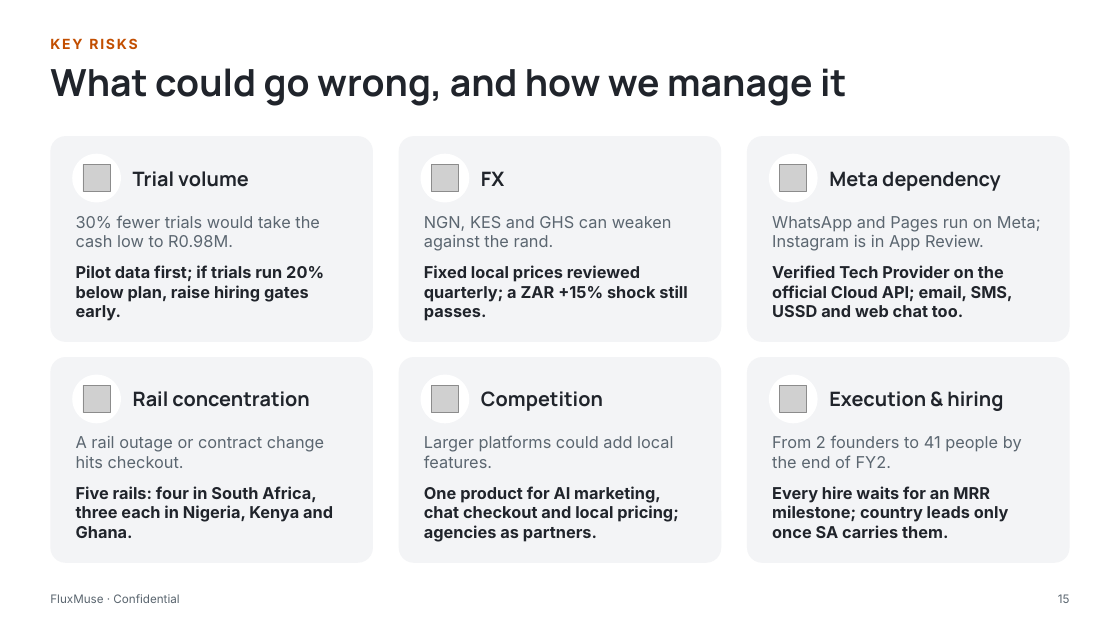
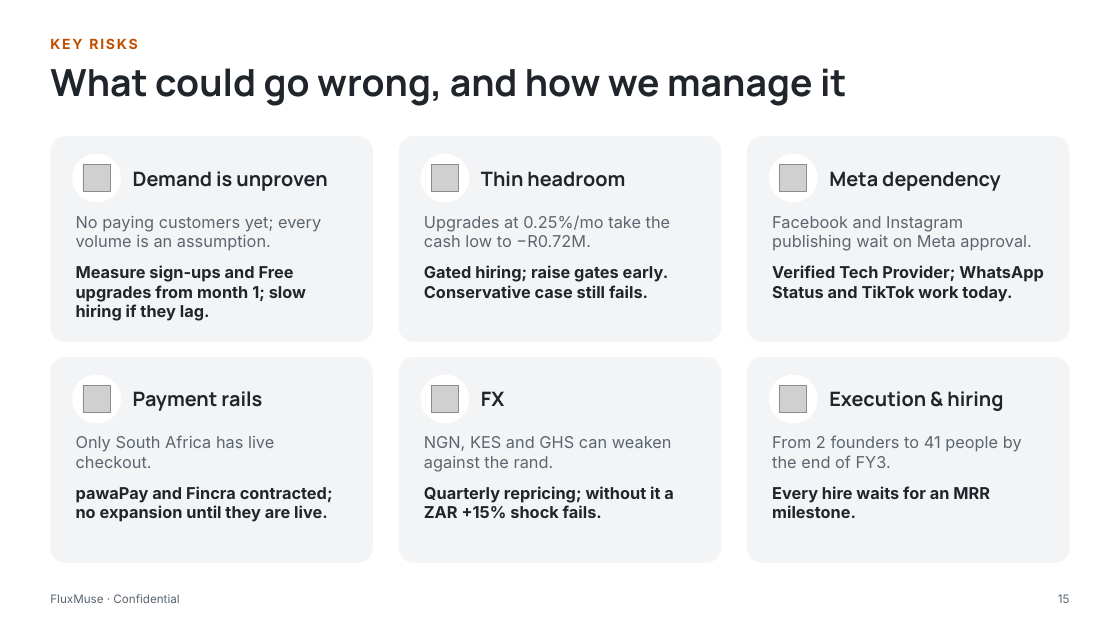
Before and after one commit to embizo/fluxmuse, a slide deck: slide 15 of docs/go-to-market/04_Investor_Pitch_Deck/FluxMuse_Investor_Pitch_Deck.pptx. Drawn at 1120x630 pixels with LibreOffice and Linux fonts; fonts in the diff are those of the drawing; grey boxes stand for pictures. Boxes give left, top, right and bottom in pixels: in the first picture for what was removed or moved away, otherwise in the second. Text is boxed around its words. In the diff, an @@ line names an element or a change of style, - is before the commit and + after.

```diff
--- a/docs/go-to-market/04_Investor_Pitch_Deck/FluxMuse_Investor_Pitch_Deck.pptx
+++ b/docs/go-to-market/04_Investor_Pitch_Deck/FluxMuse_Investor_Pitch_Deck.pptx
@@ text at <box>133,171,327,191</box>: text changed @@
-Trial volume
+Demand is unproven
@@ text at <box>481,171,625,187</box>: text changed @@
-FX
+Thin headroom
@@ text at <box>76,216,321,251</box>: text changed @@
-30% fewer trials would take the cash low to R0.98M.
+No paying customers yet; every volume is an assumption.
@@ text at <box>424,215,671,247</box>: text changed @@
-NGN, KES and GHS can weaken against the rand.
+Upgrades at 0.25%/mo take the cash low to −R0.72M.
@@ text at <box>772,216,1032,251</box>: text changed @@
-WhatsApp and Pages run on Meta; Instagram is in App Review.
+Facebook and Instagram publishing wait on Meta approval.
@@ text at <box>76,265,306,321</box>: text changed @@
-Pilot data first; if trials run 20% below plan, raise hiring gates early.
+Measure sign-ups and Free upgrades from month 1; slow hiring if they lag.
@@ text at <box>424,265,669,298</box>: text changed @@
-Fixed local prices reviewed quarterly; a ZAR +15% shock still passes.
+Gated hiring; raise gates early. Conservative case still fails.
@@ text at <box>772,265,1044,302</box>: text changed @@
-Verified Tech Provider on the official Cloud API; email, SMS, USSD and web chat too.
+Verified Tech Provider; WhatsApp Status and TikTok work today.
@@ text at <box>133,391,262,411</box>: text changed @@
-Rail concentration
+Payment rails
@@ text at <box>481,391,504,406</box>: text changed @@
-Competition
+FX
@@ text at <box>76,435,274,468</box>: text changed @@
-A rail outage or contract change hits checkout.
+Only South Africa has live checkout.
@@ text at <box>424,436,672,472</box>: text changed @@
-Larger platforms could add local features.
+NGN, KES and GHS can weaken against the rand.
@@ text at <box>772,435,1022,468</box>: text changed @@
-From 2 founders to 41 people by the end of FY2.
+From 2 founders to 41 people by the end of FY3.
@@ text at <box>76,486,333,522</box>: text changed @@
-Five rails: four in South Africa, three each in Nigeria, Kenya and Ghana.
+pawaPay and Fincra contracted; no expansion until they are live.
@@ text at <box>424,486,673,518</box>: text changed @@
-One product for AI marketing, chat checkout and local pricing; agencies as partners.
+Quarterly repricing; without it a ZAR +15% shock fails.
@@ text at <box>772,486,990,518</box>: text changed @@
-Every hire waits for an MRR milestone; country leads only once SA carries them.
+Every hire waits for an MRR milestone.
```
Also in this commit, not shown: 29 other slides changed, 15 other files.
